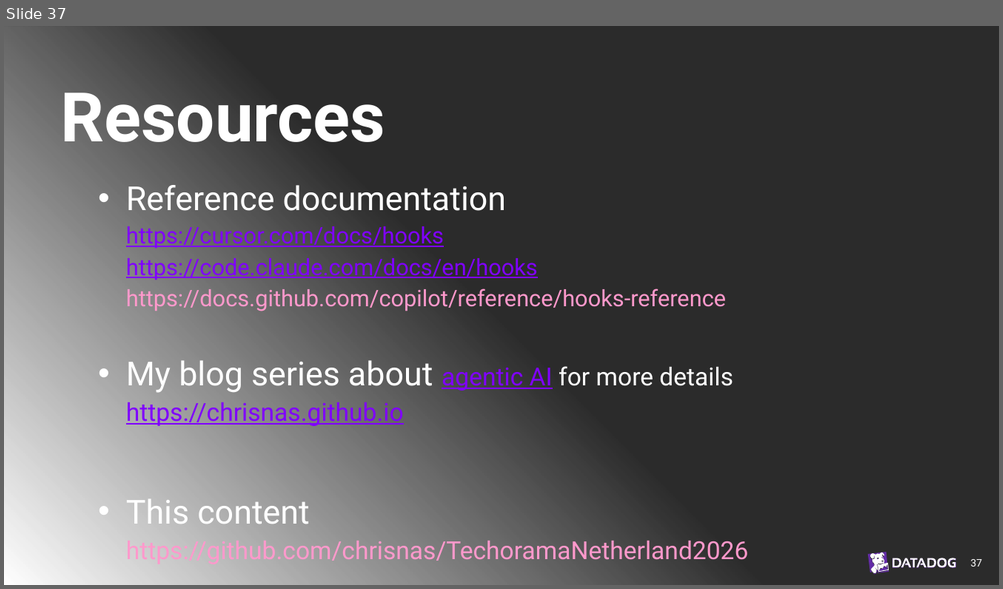
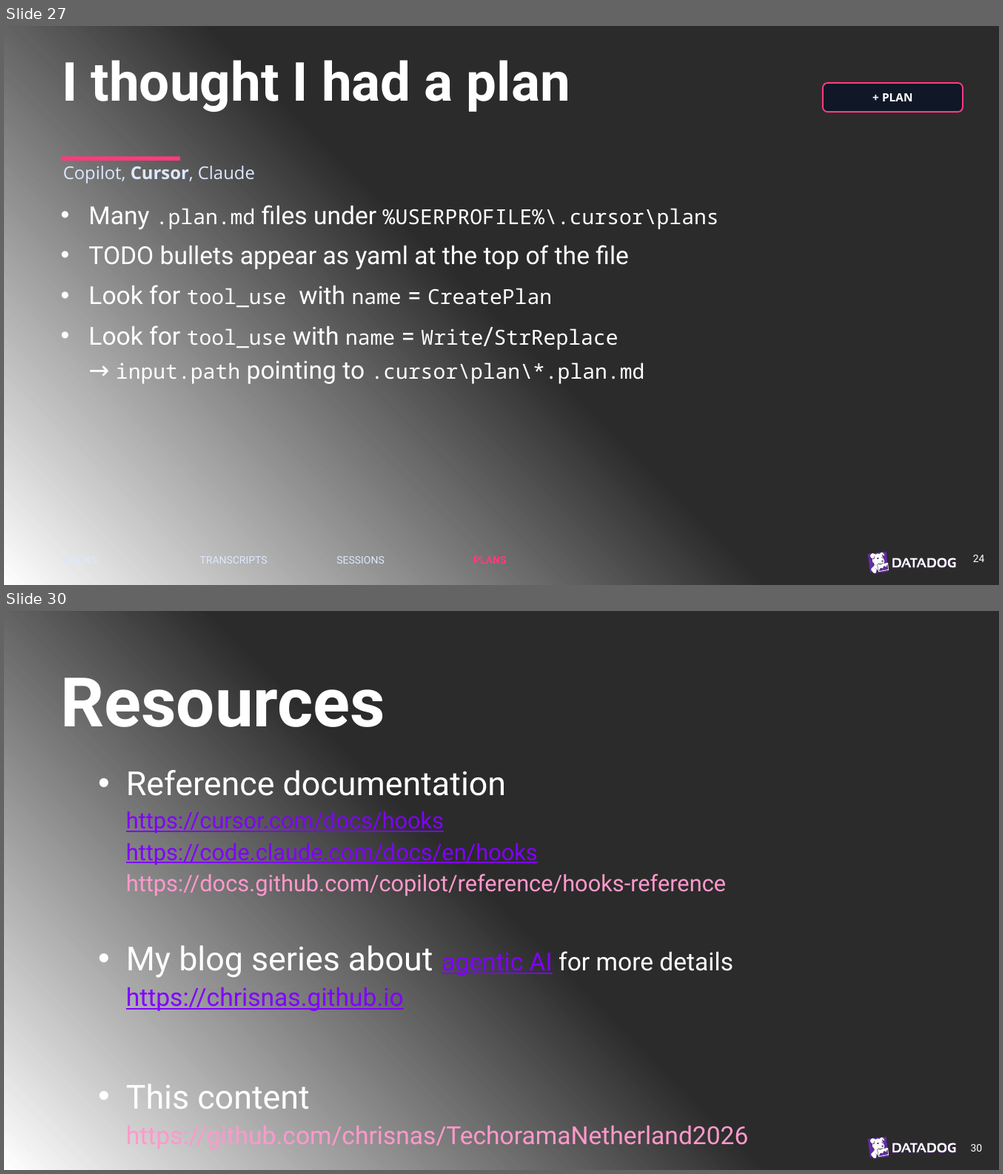
Before and after one commit to chrisnas/TechoramaNetherland2026, a slide deck: Harness Spy/Slides/HarnessSpy.pptx. Shown one above the other, each under a label of ours: slide 37 before the commit, slides 27 and 30 after it; the slides between them are not shown. The pictures are 1003x589 and 1003x1174 pixels, drawn with LibreOffice and Linux fonts; fonts in the diff are those of the drawing; background and template pictures are left out; a plain dark background stands for a picture behind light text. Boxes give left, top, right and bottom in pixels: in the first picture for what was removed or moved away, otherwise in the second. Text is boxed around its words. In the diff, an @@ line names an element or a change of style, - is before the commit and + after.

```diff
--- a/Harness Spy/Slides/HarnessSpy.pptx
+++ b/Harness Spy/Slides/HarnessSpy.pptx
@@ slide 27 added at (4,26,999,585), background picture (left out); not listed: 3 template elements that a slide beside it also shows @@
@@ text added at (62,60,570,112), 52 pt, text #FFFFFF, bold @@
+I thought I had a plan
@@ rounded rectangle added at (822,83,963,112), fill #071126 at 75% opacity, outline #FF3B80 1.3 pt, 11 pt, text #FFFFFF, bold @@
++ PLAN
@@ rectangle added at (61,156,180,161), fill #FF3B80 @@
@@ text added at (63,166,255,184), 17 pt, text #DDE8FF @@
+Copilot, Cursor, Claude
@@ subtitle added at (88,205,719,384), 20 pt, text #FFFFFF @@
+• Many .plan.md files under %USERPROFILE%\.cursor\plans
+• TODO bullets appear as yaml at the top of the file
+• Look for tool_use with name = CreatePlan
+• Look for tool_use with name = Write/StrReplace
+  → input.path pointing to .cursor\plan\*.plan.md
@@ text added at (61,553,191,568), 10 pt, text #DDE8FF @@
+HOOKS
@@ text added at (200,557,267,564), 10 pt, text #DDE8FF @@
+TRANSCRIPTS
@@ text added at (336,557,384,564), 10 pt, text #DDE8FF @@
+SESSIONS
@@ text added at (473,557,506,564), 10 pt, text #FF3B80, bold @@
+PLANS
@@ text added at (973,555,984,562), 10 pt, text #FFFFFF @@
+24
@@ what was slide 37 is now slide 30 @@
@@ page number at (970,1145,982,1152): text changed @@
-37
+30
```
Also in this commit, not shown: 4 slides changed, 5 other slides added, 13 slides removed.
